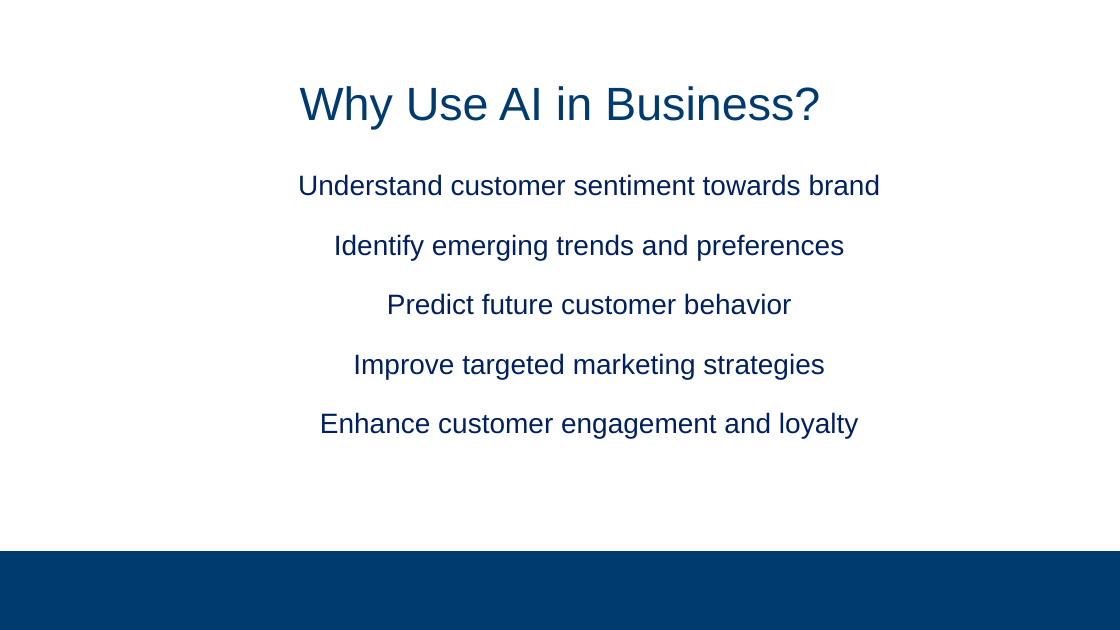
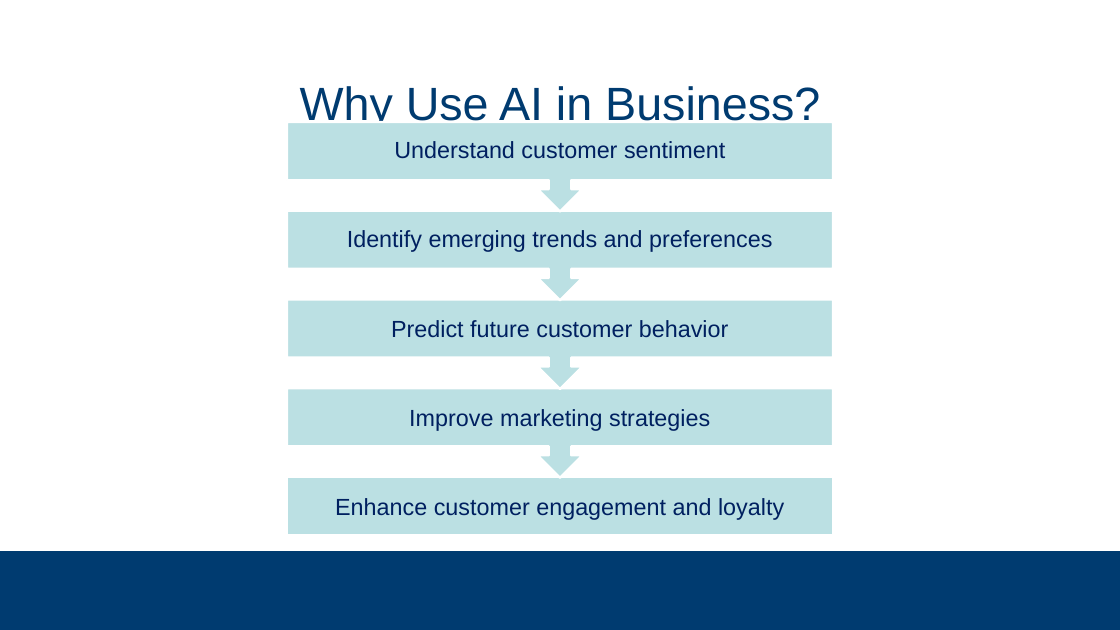
Before and after one commit to subsystem3/project, a slide deck: slide 3 of Final-Project-Team-2.pptx. Drawn at 1120x630 pixels with LibreOffice and Linux fonts; fonts in the diff are those of the drawing; background and template pictures are left out. Boxes give left, top, right and bottom in pixels: in the first picture for what was removed or moved away, otherwise in the second. Text is boxed around its words. In the diff, an @@ line names an element or a change of style, - is before the commit and + after.

```diff
--- a/Final-Project-Team-2.pptx
+++ b/Final-Project-Team-2.pptx
@@ group added at (x1=287, y1=122, x2=833, y2=535): 5 texts, 4 up arrow callouts, 1 rectangle @@
+Enhance customer engagement and loyalty
+Improve marketing strategies
+Predict future customer behavior
+Identify emerging trends and preferences
+Understand customer sentiment
@@ text removed at (x1=298, y1=174, x2=881, y2=438) @@
-  Understand customer sentiment towards brand
-  Identify emerging trends and preferences
-  Predict future customer behavior
-  Improve targeted marketing strategies
-  Enhance customer engagement and loyalty
```
Also in this commit, not shown: 10 other slides changed, 14 slides added, 9 slides removed.
